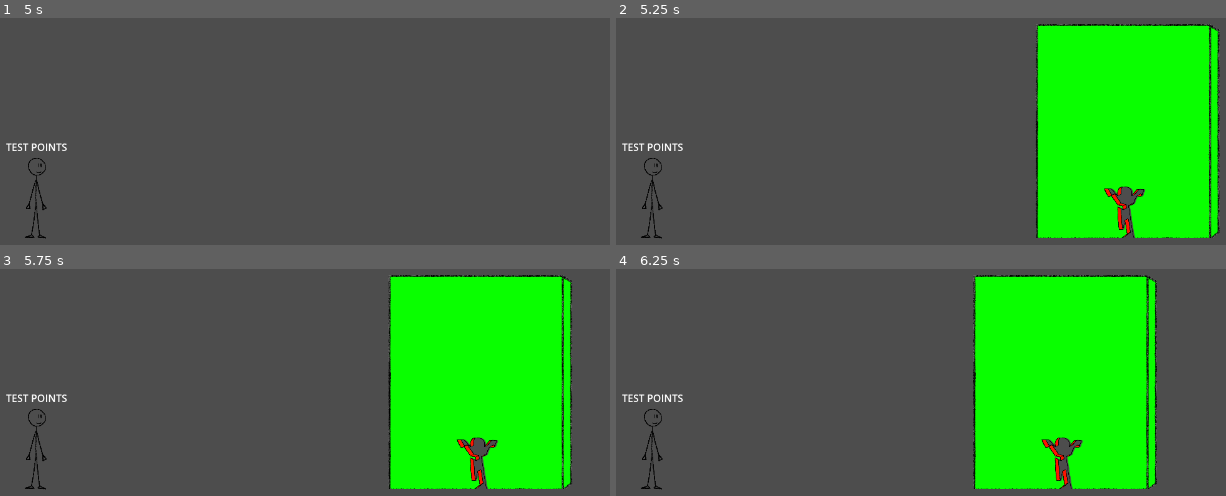
Above: before the commit, frames 1-4 (two rows, left to right).
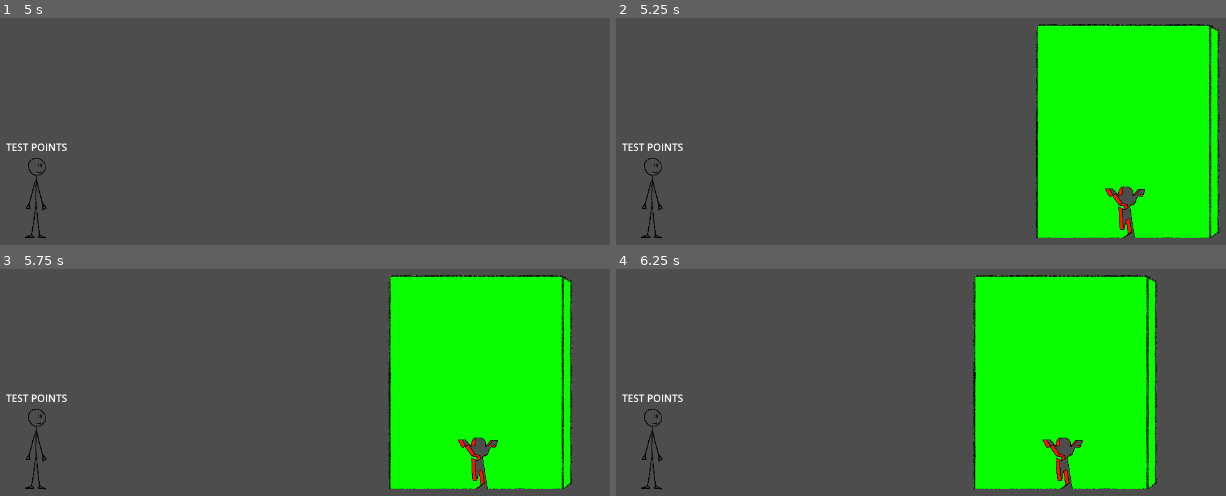
Above: after the commit, the same moments.

Repository: onegm/Scale-Game-Show
Game: Godot game, scene res://levels/Level1.tscn
The game is run twice, just before and just after one commit, with the same random seed, the same clock (stepped at 60 frames per second) and the same inputs.
Inputs:
- Up to frame 1 (5 s): tap Enter at 0.5, 2, 3.5 s; hold Right (pose_right) 0.53-1.28 s; tap A (look_left) at 0.6, 2.1, 3.6 s; tap Space at 1.25, 2.75, 4.25 s; hold Down (pose_down) 1.28-2.03 s; tap D (look_right) at 1.35, 2.85, 4.35 s; hold Right (pose_right) 2.03-2.78 s; hold Up (pose_up) 2.78-3.53 s; hold Left (pose_left) from 3.53 s (still down)
- Up to frame 2 (5.25 s): release Left (pose_left) at 5.03 s; hold Down (pose_down) from 5.03 s (still down); tap A (look_left) at 5.1 s
- Up to frame 3 (5.75 s): keep holding Down (pose_down)
- Up to frame 4 (6.25 s): release Down (pose_down) at 5.78 s; hold Right (pose_right) from 5.78 s (still down); tap D (look_right) at 5.85 s

Frame 1 is identical in both runs. In frame 2, 0.4% of the frame differs, in the area x 80-87%, y 74-97%; in frame 3, 0.4%; in frame 4, 0.4%.

Commit message:
Refactoring around postureDTO

Diff:
--- a/autoloaders/signal_bus.gd
+++ b/autoloaders/signal_bus.gd
@@ -1,3 +1,3 @@
 extends Node
 
-signal wall_hit(pose : Vector3) # scale[-1, 0, 1] , direction [-1, 0 ,1], pose[0 - 4]
+signal wall_hit(postureDTO : PostureDTO)
--- a/levels/posture_sequence.gd
+++ b/levels/posture_sequence.gd
@@ -12,3 +12,6 @@
 
 func next() -> PostureDTO:
 	return sequence.pop_front()
+
+func add(postureDTO : PostureDTO):
+	sequence.append(postureDTO)
--- a/walls/WallPosture.tscn
+++ b/walls/WallPosture.tscn
@@ -7,7 +7,7 @@
 [sub_resource type="RectangleShape2D" id="RectangleShape2D_wwqmh"]
 size = Vector2(220, 690)
 
-[node name="WallPosture" type="Node2D"]
+[node name="Area2D" type="Area2D"]
 scale = Vector2(0.5, 0.5)
 script = ExtResource("1_yoqds")
 
@@ -18,8 +18,6 @@
 texture = ExtResource("3_axnak")
 offset = Vector2(0, -340)
 
-[node name="Area2D" type="Area2D" parent="."]
-
-[node name="CollisionShape2D" type="CollisionShape2D" parent="Area2D"]
+[node name="CollisionShape2D" type="CollisionShape2D" parent="."]
 position = Vector2(0, -335)
 shape = SubResource("RectangleShape2D_wwqmh")
--- a/walls/postures/Posture.tscn
+++ b/walls/postures/Posture.tscn
@@ -237,12 +237,13 @@
 [node name="Posture" type="AnimatedSprite2D"]
 clip_children = 1
 sprite_frames = SubResource("SpriteFrames_mrt07")
-animation = &"8"
+animation = &"0"
 offset = Vector2(0, -375)
 script = ExtResource("2_hqkx4")
 
 [node name="Outlines" type="AnimatedSprite2D" parent="."]
 top_level = true
+scale = Vector2(0.25, 0.25)
 sprite_frames = SubResource("SpriteFrames_xggf3")
-animation = &"4"
-offset = Vector2(-15, -375)
+animation = &"0"
+offset = Vector2(0, -375)
--- a/walls/postures/postureDTO.gd
+++ b/walls/postures/postureDTO.gd
@@ -8,6 +8,15 @@
 func _init(new_size : PostureSequence.SIZE,
 		   new_direction : PostureSequence.DIRECTION,
 		   new_posture : PostureSequence.POSTURE):
+
 	size = new_size
 	direction = new_direction
 	posture = new_posture
+
+static func get_random():
+	var rand = RandomNumberGenerator.new()
+	return PostureDTO.new(
+		rand.randi_range(0, PostureSequence.SIZE.size()-1),
+		rand.randi_range(0, PostureSequence.DIRECTION.size()-1),
+		rand.randi_range(0, PostureSequence.POSTURE.size()-1)
+	)
--- a/walls/wall_posture.gd
+++ b/walls/wall_posture.gd
@@ -1,29 +1,27 @@
-extends Node2D
+extends Area2D
 
 @onready var posture = $Posture
-var posture_numDTO : int
-var posture_scaleDTO : int
-var posture_directionDTO : int
 
+var postureDTO : PostureDTO
 var speed = 100
 
 func _ready():
-	$Area2D.area_entered.connect(on_area_entered)
+	area_entered.connect(on_area_entered)
 
 func on_area_entered(_area):
-	SignalBus.wall_hit.emit(Vector3(posture_scaleDTO, posture_directionDTO, posture_numDTO))
+	SignalBus.wall_hit.emit(postureDTO)
 
 func _physics_process(delta):
 	global_position.x -= speed*delta
 	if global_position.x < 0:
 		queue_free()
 
-func set_posture(new_posture : int):
-	posture.set_posture(new_posture)
-	posture_numDTO = ceil(new_posture/2.0)
-	posture_directionDTO = 1 if new_posture % 2 == 0 else 2
+func set_posture_from_DTO(new_posture : PostureDTO):
+	postureDTO = new_posture
+	set_wall_and_posture_scale(postureDTO.size + 1)
+	var posture_num = max(0, postureDTO.posture*2 - (1 if postureDTO.direction % 2 == 0 else 0))
+	posture.set_posture(posture_num)
 
 func set_wall_and_posture_scale(new_scale : int):
 	posture.set_posture_scale(new_scale)
 	$Posture/Wall.scale /= new_scale
-	posture_scaleDTO = new_scale - 2
--- a/walls/wall_spawner.gd
+++ b/walls/wall_spawner.gd
@@ -16,9 +16,10 @@
 
 	var new_wall = wall_posture_scene.instantiate()
 	add_child(new_wall)
-	#new_wall.set_posture(rand.randi_range(0, 8))
-	#new_wall.set_wall_and_posture_scale(rand.randi_range(1, 3))
 
-	new_wall.set_wall_and_posture_scale(next_posture.size + 1)
-	var posture_num = max(0, next_posture.posture*2 - (1 if next_posture.direction % 2 == 0 else 0))
-	new_wall.set_posture(posture_num)
+	new_wall.set_posture_from_DTO(next_posture)
+
+func spawn_random_wall():
+	var new_wall = wall_posture_scene.instantiate()
+	add_child(new_wall)
+	new_wall.set_posture_from_DTO(PostureDTO.get_random())
